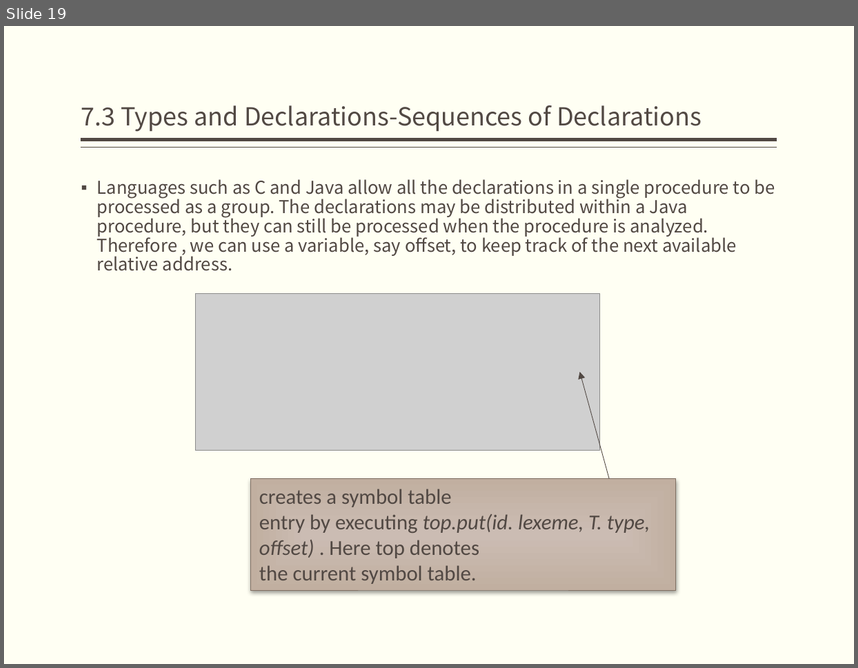
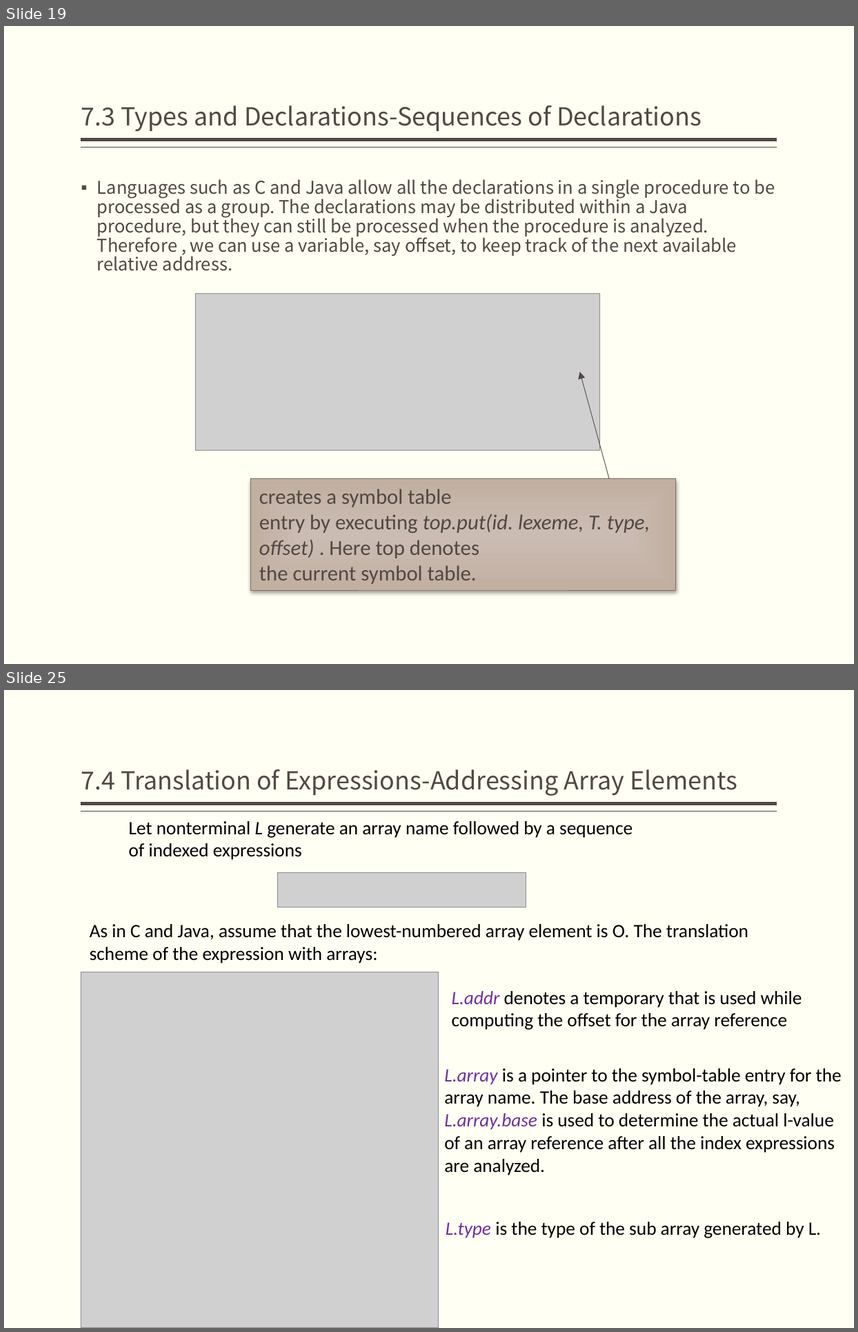
Before and after one commit to jz81/jz81.github.io, a slide deck: course/compiler/LectureNotes/(Spring2018)Lecture7.pptx. Shown one above the other, each under a label of ours: slide 19 before the commit, slides 19 and 25 after it; the slides between them are not shown. The pictures are 858x668 and 858x1332 pixels, drawn with LibreOffice and Linux fonts; fonts in the diff are those of the drawing; grey boxes stand for pictures. Boxes give left, top, right and bottom in pixels: in the first picture for what was removed or moved away, otherwise in the second. Text is boxed around its words. In the diff, an @@ line names an element or a change of style, - is before the commit and + after.

```diff
--- a/course/compiler/LectureNotes/(Spring2018)Lecture7.pptx
+++ b/course/compiler/LectureNotes/(Spring2018)Lecture7.pptx
@@ slide 25 added at <box>4,690,854,1328</box>, background #FFFFF3; not listed: 2 template elements that a slide beside it also shows @@
@@ title added at <box>81,769,737,796</box>, 21 pt, text #514843 @@
+7.4 Translation of Expressions-Addressing Array Elements
@@ text added at <box>129,821,633,860</box>, 16 pt, text #000000 @@
+Let nonterminal L generate an array name followed by a sequence of indexed expressions
@@ picture added at <box>278,873,526,907</box> @@
@@ text added at <box>90,924,749,963</box>, 16 pt, text #000000 @@
+As in C and Java, assume that the lowest-numbered array element is O. The translation scheme of the expression with arrays:
@@ picture added at <box>81,972,439,1328</box> @@
@@ text added at <box>452,991,802,1029</box>, 16 pt, text #000000 @@
+L.addr denotes a temporary that is used while computing the offset for the array reference
@@ text added at <box>444,1068,842,1175</box>, 16 pt, text #000000 @@
+L.array is a pointer to the symbol-table entry for the array name. The base address of the array, say, L.array.base is used to determine the actual l-value of an array reference after all the index expressions are analyzed.
@@ text added at <box>446,1221,821,1238</box>, 16 pt, text #000000 @@
+L.type is the type of the sub array generated by L.
```
Also in this commit, not shown: 3 slides changed, 18 other slides added.
